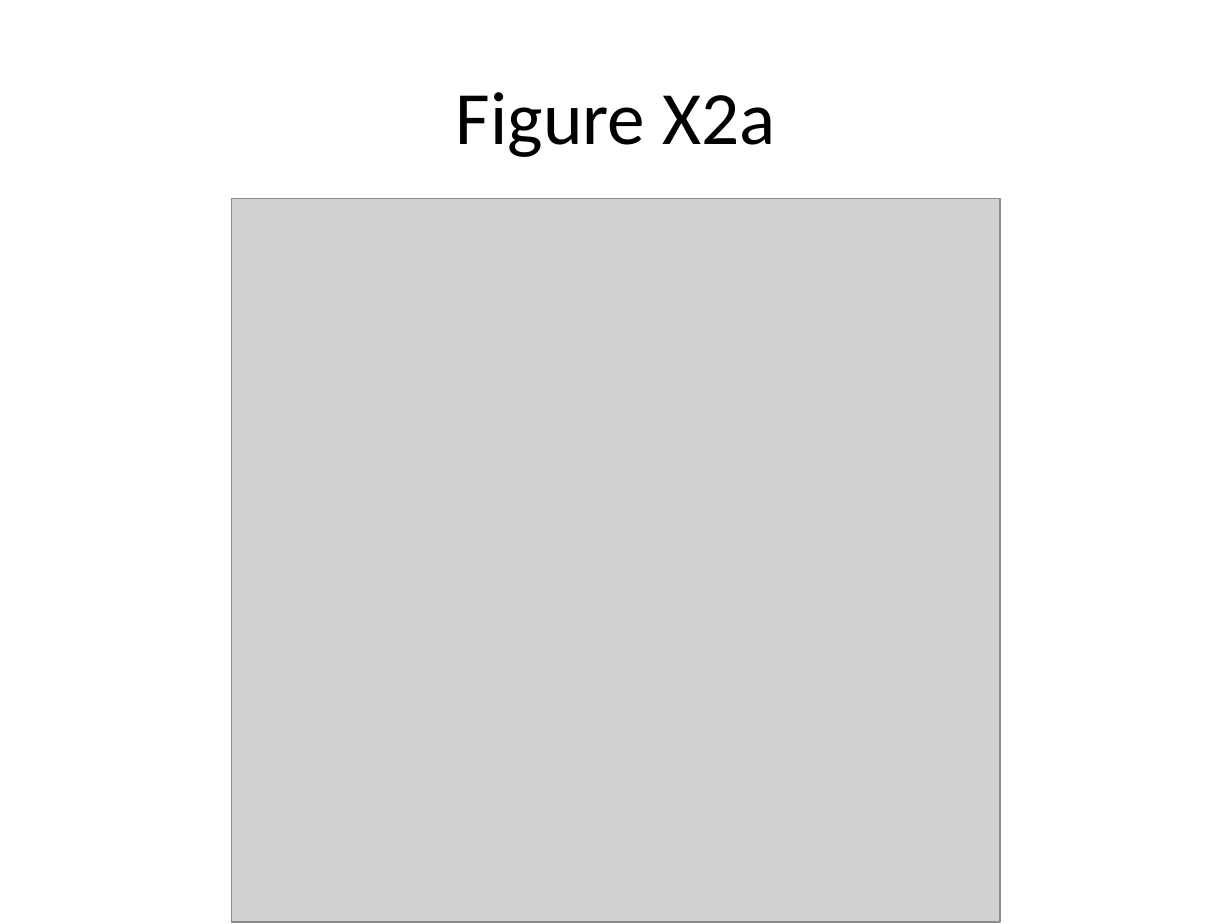
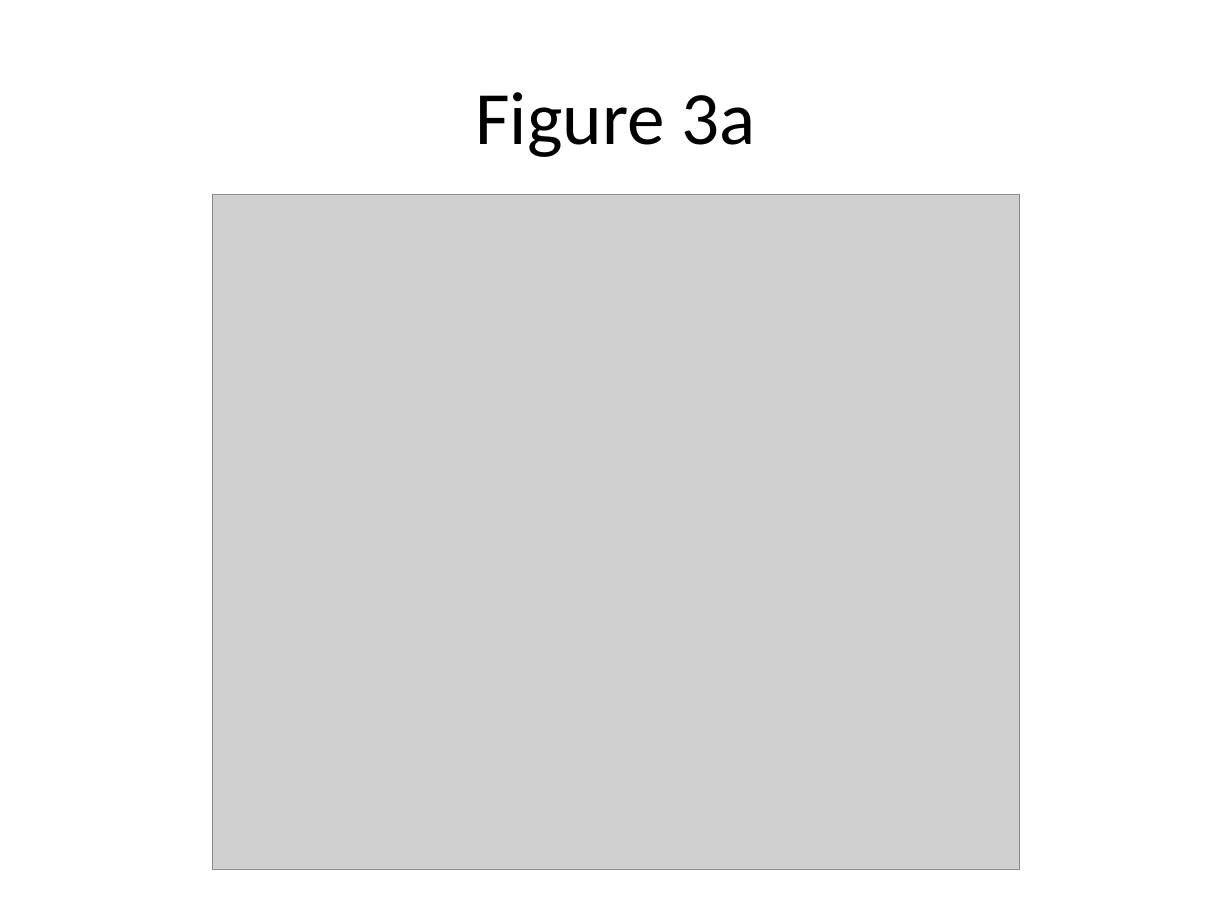
Before and after one commit to WaresLab/QuBar, a slide deck: slide 2 of Figures draft for manuscript.pptx (slide 3 before the commit). Drawn at 1232x924 pixels with LibreOffice and Linux fonts; fonts in the diff are those of the drawing; grey boxes stand for pictures. Boxes give left, top, right and bottom in pixels: in the first picture for what was removed or moved away, otherwise in the second. Text is boxed around its words. In the diff, an @@ line names an element or a change of style, - is before the commit and + after.

```diff
--- a/Figures draft for manuscript.pptx
+++ b/Figures draft for manuscript.pptx
@@ title at (x1=475, y1=92, x2=756, y2=157): text changed @@
-Figure X2a
+Figure 3a
@@ picture resized from (x1=232, y1=198, x2=1000, y2=923) to (x1=212, y1=195, x2=1019, y2=870) @@
```
Also in this commit, not shown: 1 slide added, 1 slide removed, 13 other files.
